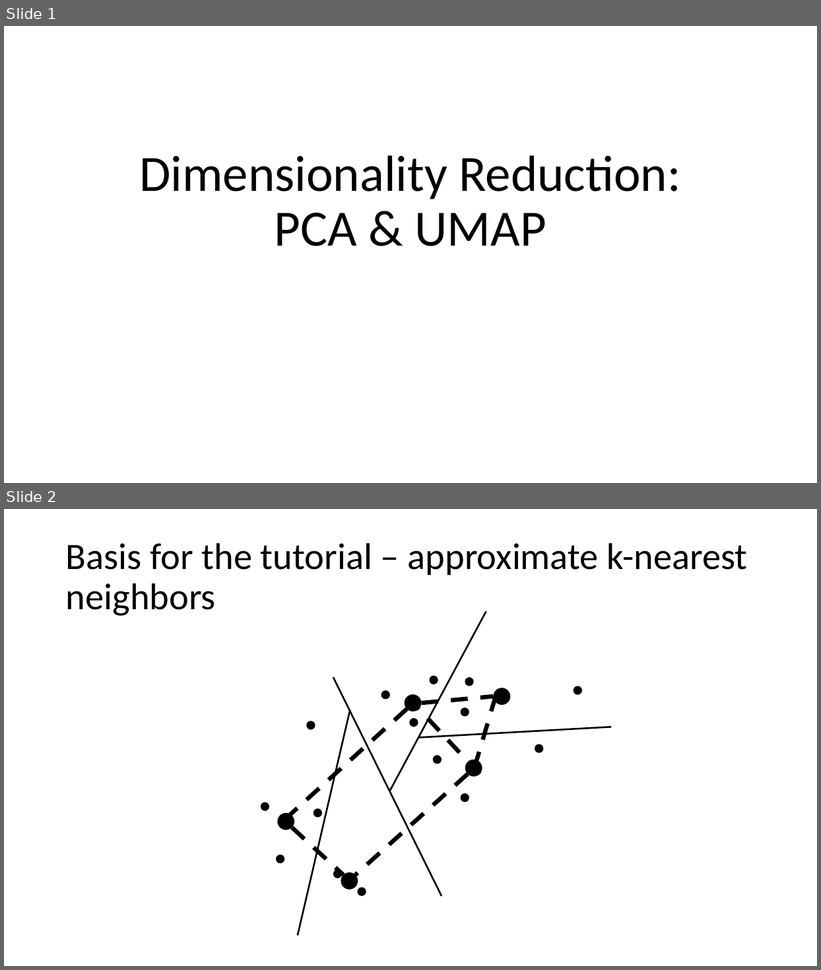
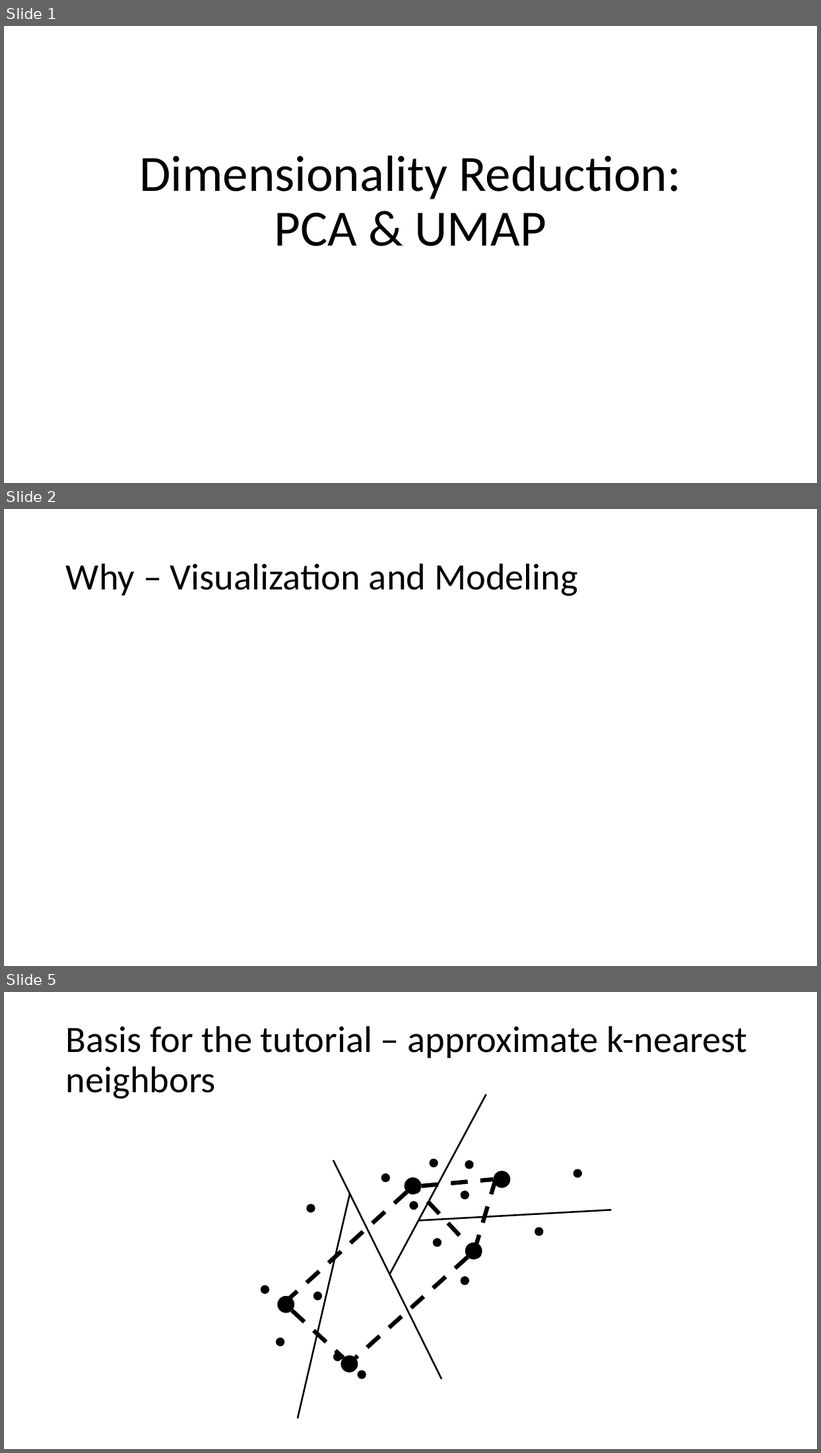
Before and after one commit to AnabelSMRuggiero/Dimensionality-Reduction-Tutorial, a slide deck: Presentation/Dimensionality-Reduction.pptm. Shown one above the other, each under a label of ours: slides 1 and 2 before the commit, slides 1, 2 and 5 after it; the slides between them are not shown. The pictures are 821x970 and 821x1453 pixels, drawn with LibreOffice and Linux fonts; fonts in the diff are those of the drawing. Boxes give left, top, right and bottom in pixels: in the first picture for what was removed or moved away, otherwise in the second. Text is boxed around its words. In the diff, an @@ line names an element or a change of style, - is before the commit and + after.

```diff
--- a/Presentation/Dimensionality-Reduction.pptm
+++ b/Presentation/Dimensionality-Reduction.pptm
@@ slide 2 added at bbox=[4, 509, 817, 966], background #FFFFFF @@
@@ title added at bbox=[66, 563, 578, 596], 44 pt, text #000000 @@
+Why – Visualization and Modeling
@@ what was slide 2 is now slide 5 @@
```
Also in this commit, not shown: 4 slides changed, 8 other slides added, 3 other files.
